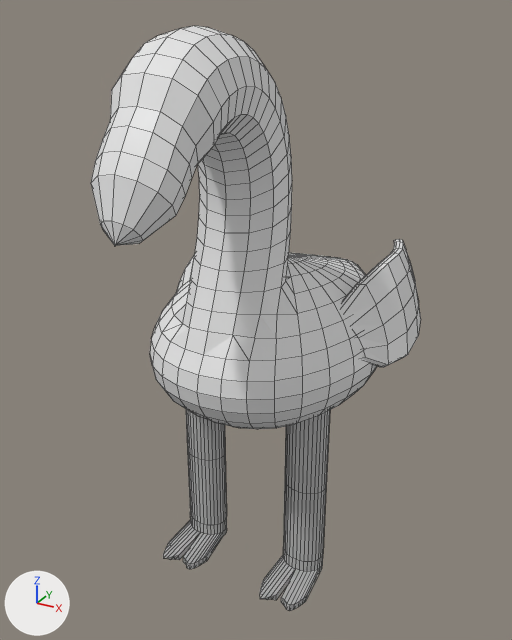
What one commit did to the Blender file CannonBall/Source Art/Pinky.blend.
Both versions are drawn from a 50 mm lens placed at (1.831, -2.341, 0.96), pointed at (-0.046, 1.072, -0.746). The axes (+X, +Y, +Z) are drawn at lower left. The lights are the same throughout. Mesh edges are drawn as thin lines.
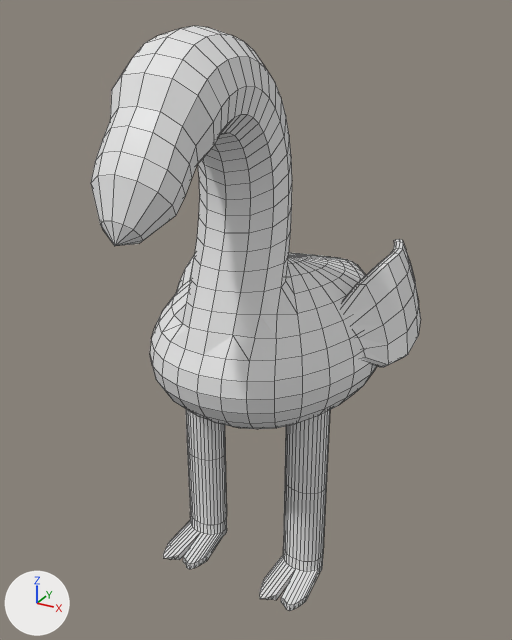
Pixel boxes [x1, y1, x2, y2] of what changed, in the pictures (512 x 640 px; the box of a moved part takes in the faces that stretch with it):
part 1 of me_torus, deleted: before [163, 409, 227, 569]
part 2 of me_torus, cut back: before [259, 277, 330, 611]
part 3 of me_torus, moved or reshaped: [100, 221, 142, 246] in both

The change, as a list of edits to the scene's bpy script:
```text
Change me_torus:
    used by ob_torus; location = (0.0, 0.0, 0.0); rotation_euler = (0.0, 1.571, 0.0), in degrees (0, 90, 0)
    remove me_torus.from_pydata(...)  # 1743 vertices, 1658 faces; spans x -0.89..2.36, y -0.2..2.41, z -0.79..0.78
    add me_torus.from_pydata(...)  # 1350 vertices, 1313 faces, 7 loose edges; spans x -0.89..2.36, y -0.2..2.41, z -0.79..0.78
    me_torus part 1: the loose piece of 192 vertices spanning x 1.03..2.36, y 0.54..1.06, z -0.5..-0.21 is deleted
    me_torus part 2
    190 vertices are removed from x 1.03..2.36, y 0.54..1.06, z 0.22..0.51
    167 faces are deleted
    1 loose edge is added
    3 new faces join them
    me_torus part 3
    11 vertices are removed from x -0.08, y -0.2, z 0.0
    13 faces are deleted
    12 new faces join them
```
